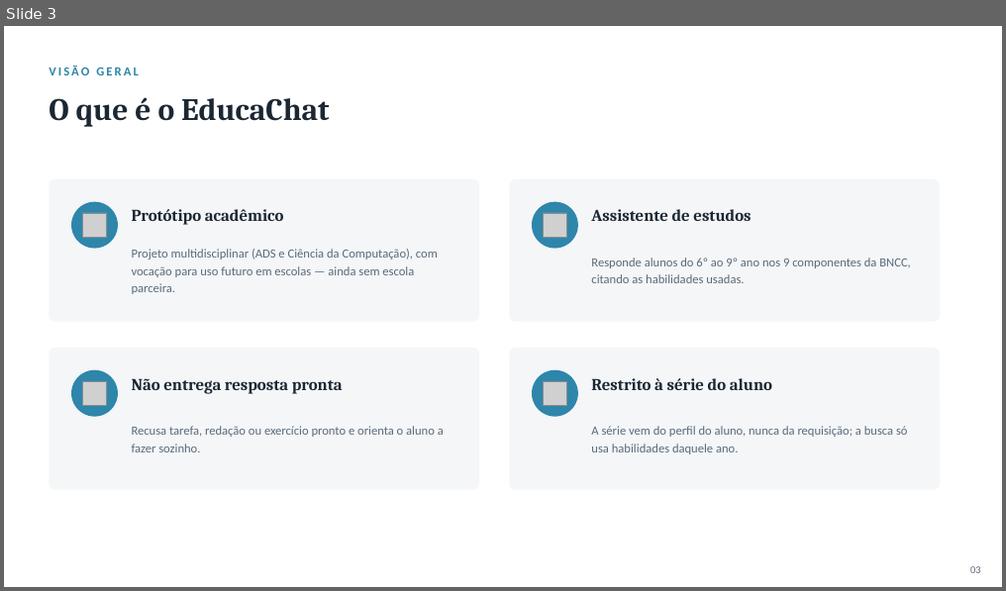
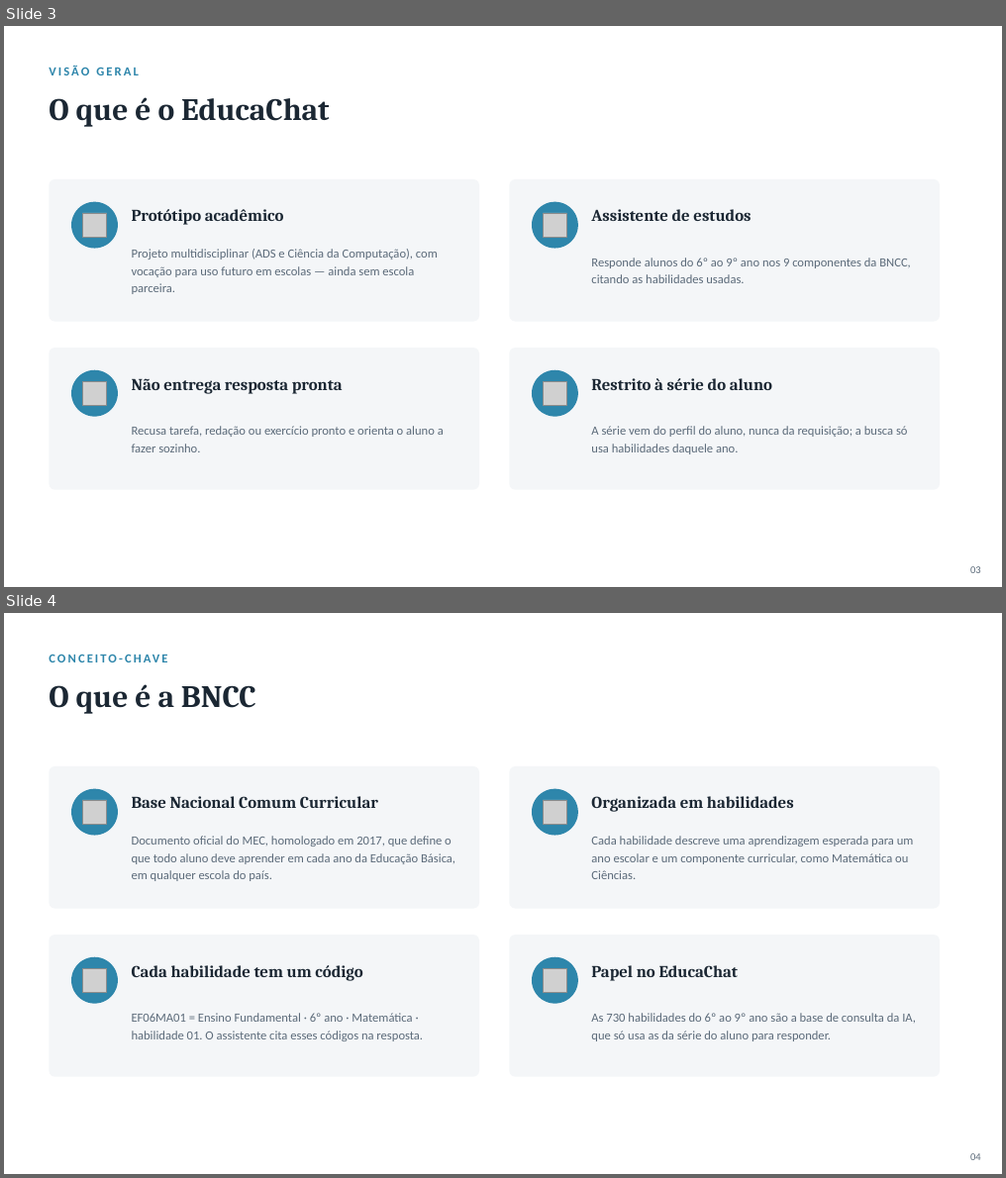
Before and after one commit to thiagoreis12/EducaChat, a slide deck: EducaChat_Apresentacao_Tecnica.pptx. Shown one above the other, each under a label of ours: slide 3 before the commit, slides 3 and 4 after it. The pictures are 1006x591 and 1006x1178 pixels, drawn with LibreOffice and Linux fonts; fonts in the diff are those of the drawing; grey boxes stand for pictures. Boxes give left, top, right and bottom in pixels: in the first picture for what was removed or moved away, otherwise in the second. Text is boxed around its words. In the diff, an @@ line names an element or a change of style, - is before the commit and + after.

```diff
--- a/EducaChat_Apresentacao_Tecnica.pptx
+++ b/EducaChat_Apresentacao_Tecnica.pptx
@@ slide 4 added at bbox=[4, 613, 1002, 1174], background #FFFFFF @@
@@ text added at bbox=[49, 645, 648, 670], 12 pt, text #2E86AB, bold @@
+CONCEITO-CHAVE
@@ text added at bbox=[49, 684, 256, 714], 30 pt, text #1B2733, bold @@
+O que é a BNCC
@@ rounded rectangle added at bbox=[49, 766, 479, 909], fill #F4F6F8 @@
@@ ellipse added at bbox=[71, 789, 118, 836], fill #2E86AB @@
@@ rounded rectangle added at bbox=[509, 766, 940, 909], fill #F4F6F8 @@
@@ ellipse added at bbox=[532, 789, 578, 836], fill #2E86AB @@
@@ picture added at bbox=[82, 800, 107, 824] @@
@@ text added at bbox=[132, 796, 378, 808], 16 pt, text #1B2733, bold @@
+Base Nacional Comum Curricular
@@ picture added at bbox=[543, 800, 567, 824] @@
@@ text added at bbox=[591, 796, 794, 812], 16 pt, text #1B2733, bold @@
+Organizada em habilidades
@@ text added at bbox=[132, 836, 455, 881], 12 pt, text #5C6B7A @@
+Documento oficial do MEC, homologado em 2017, que define o que todo aluno deve aprender em cada ano da Educação Básica, em qualquer escola do país.
@@ text added at bbox=[591, 836, 914, 879], 12 pt, text #5C6B7A @@
+Cada habilidade descreve uma aprendizagem esperada para um ano escolar e um componente curricular, como Matemática ou Ciências.
@@ rounded rectangle added at bbox=[49, 935, 479, 1077], fill #F4F6F8 @@
@@ rounded rectangle added at bbox=[509, 935, 940, 1077], fill #F4F6F8 @@
@@ ellipse added at bbox=[71, 958, 118, 1004], fill #2E86AB @@
@@ picture added at bbox=[82, 968, 107, 992] @@
@@ text added at bbox=[132, 965, 362, 981], 16 pt, text #1B2733, bold @@
+Cada habilidade tem um código
@@ ellipse added at bbox=[532, 958, 578, 1004], fill #2E86AB @@
@@ picture added at bbox=[543, 968, 567, 992] @@
@@ text added at bbox=[591, 965, 739, 981], 16 pt, text #1B2733, bold @@
+Papel no EducaChat
@@ text added at bbox=[132, 1013, 423, 1042], 12 pt, text #5C6B7A @@
+EF06MA01 = Ensino Fundamental · 6º ano · Matemática · habilidade 01. O assistente cita esses códigos na resposta.
@@ text added at bbox=[591, 1013, 916, 1042], 12 pt, text #5C6B7A @@
+As 730 habilidades do 6º ao 9º ano são a base de consulta da IA, que só usa as da série do aluno para responder.
@@ text added at bbox=[970, 1154, 981, 1160], 10 pt, text #5C6B7A @@
+04
```
Also in this commit, not shown: 11 slides changed.
